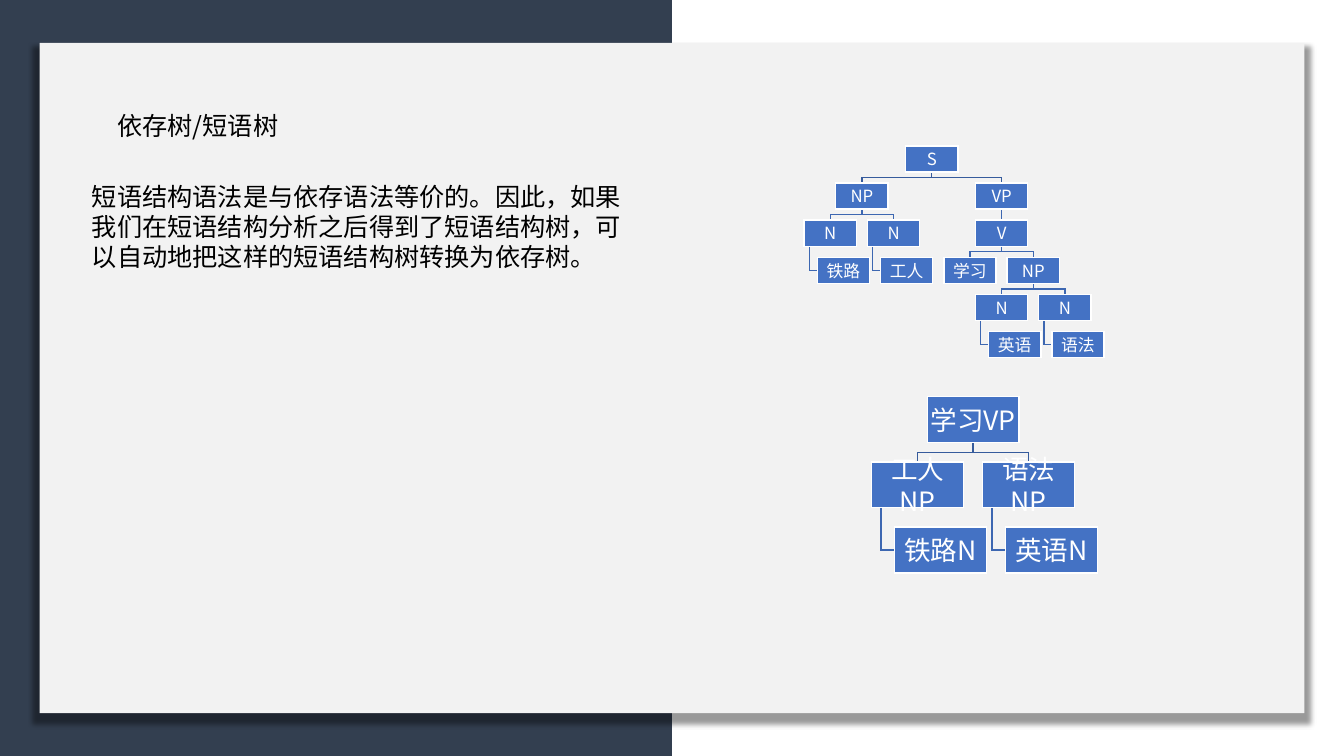
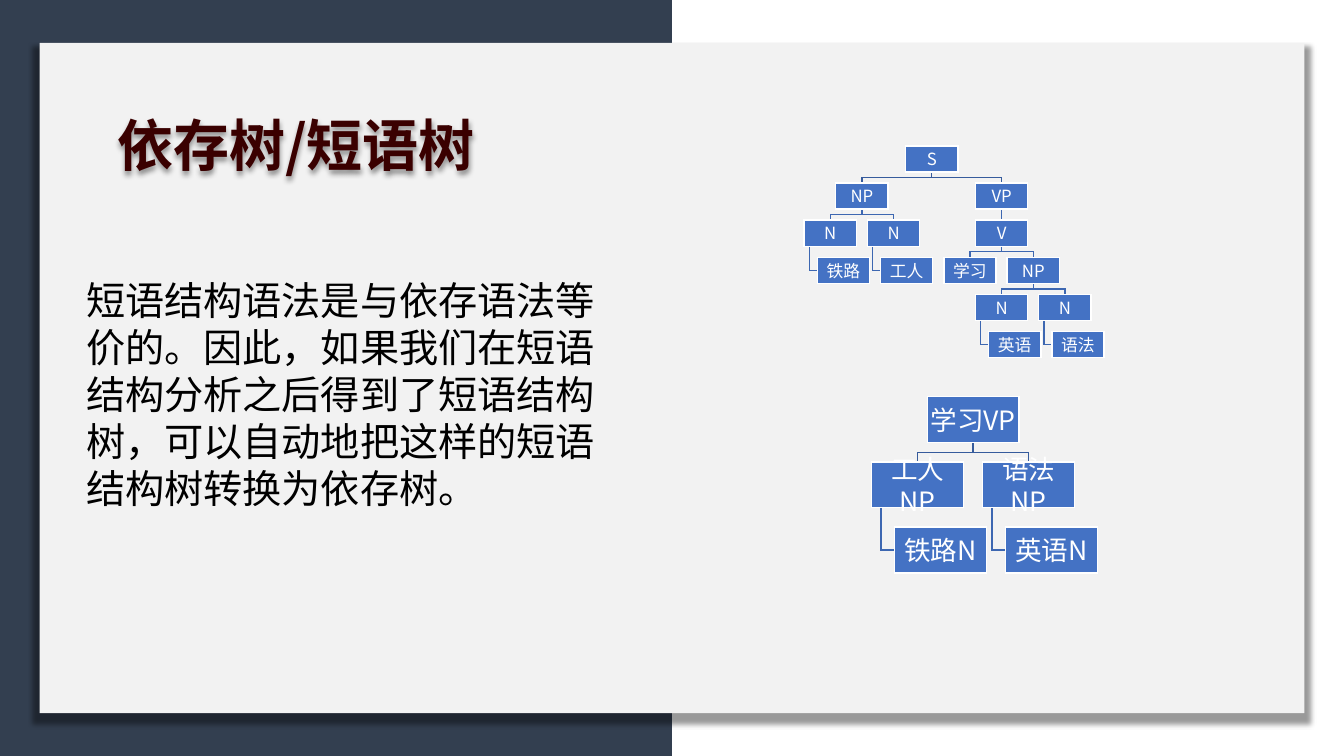
Before and after one commit to licheng0573/RosettaStone, a slide deck: slide 39 of 二组展示_10_24.pptx (slide 32 before the commit). Drawn at 1344x756 pixels with LibreOffice and Linux fonts; fonts in the diff are those of the drawing. Boxes give left, top, right and bottom in pixels: in the first picture for what was removed or moved away, otherwise in the second. Text is boxed around its words. In the diff, an @@ line names an element or a change of style, - is before the commit and + after.

```diff
--- a/二组展示_10_24.pptx
+++ b/二组展示_10_24.pptx
@@ text "依存树/短语树" at (x1=117, y1=109, x2=474, y2=180): size 18 to 40 pt, text colour #000000 to #3A0000, bold on @@
@@ text "短语结构语法是与依存语法等价的。因此，如果我们在短语结构分析之后得到了短语结构树，可以自动地把这样的短语结构树转换为依存 ..." moved from (x1=92, y1=184, x2=621, y2=268) to (x1=86, y1=282, x2=595, y2=507) @@
@@ text "短语结构语法是与依存语法等价的。因此，如果我们在短语结构分析之后得到了短语结构树，可以自动地把这样的短语结构树转换为依存 ..." at (x1=86, y1=282, x2=595, y2=507): size 18 to 28 pt @@
```
Also in this commit, not shown: 4 other slides changed, 10 slides added, 5 slides removed.
